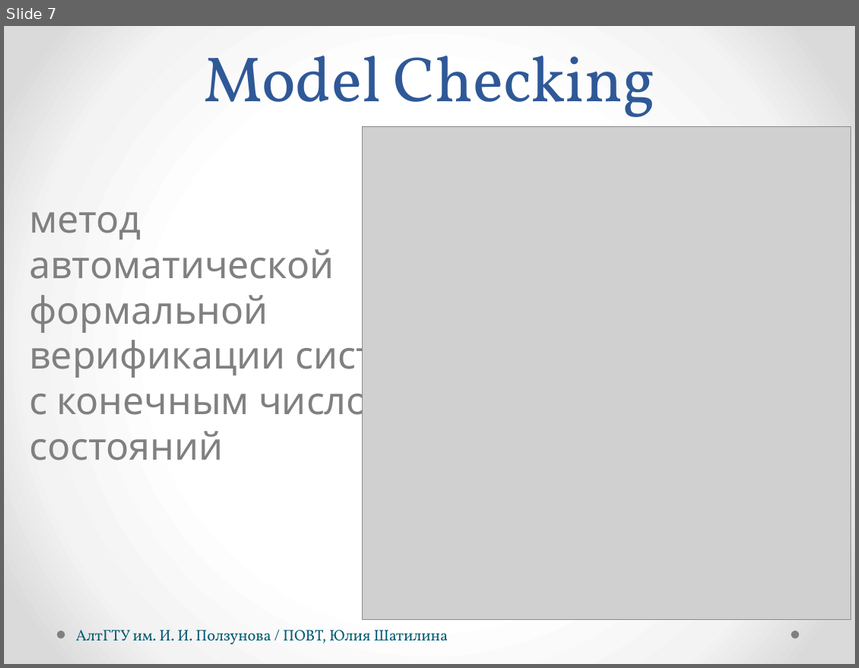
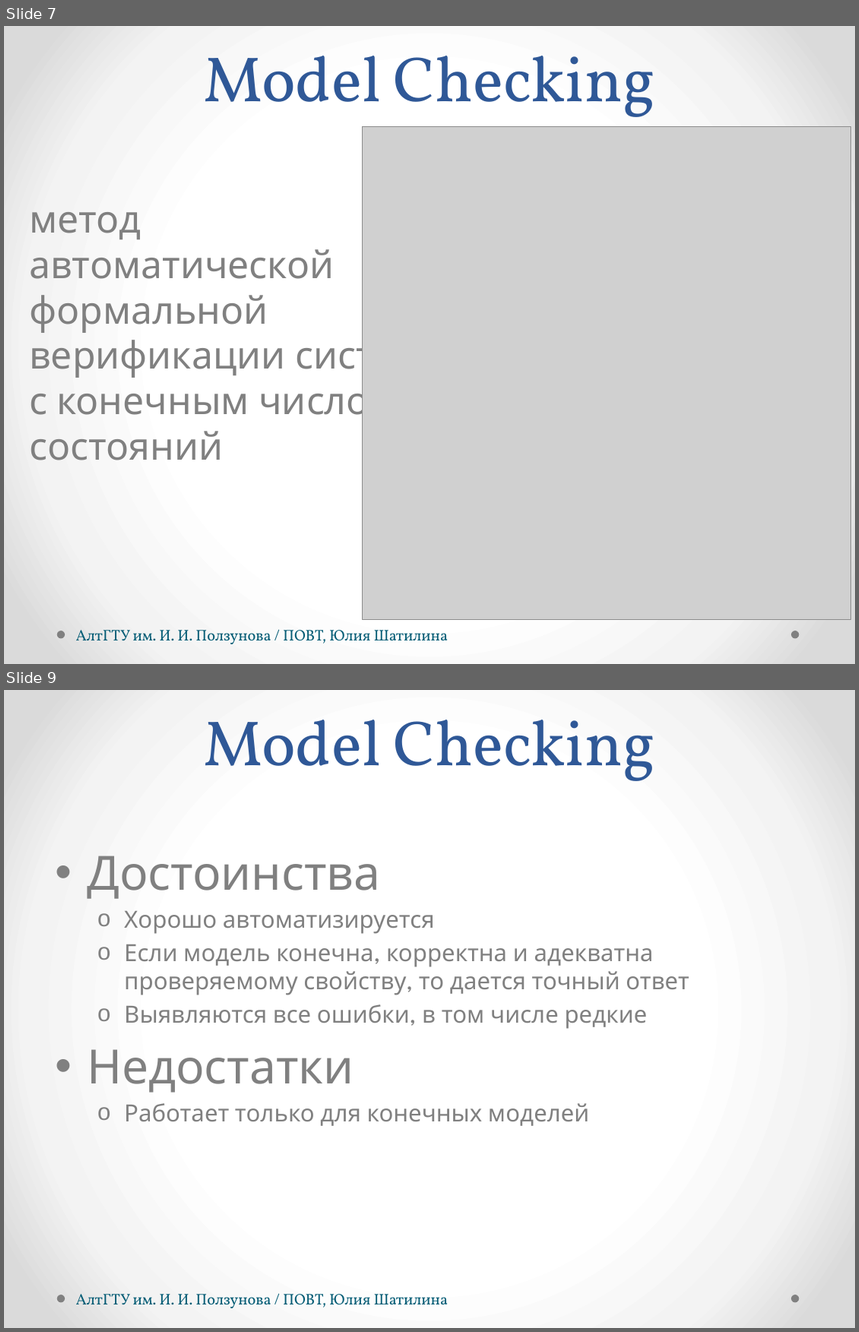
Before and after one commit to hisohito/proto-doc, a slide deck: shatilina.pptx. Shown one above the other, each under a label of ours: slide 7 before the commit, slides 7 and 9 after it; the slides between them are not shown. The pictures are 859x668 and 859x1332 pixels, drawn with LibreOffice and Linux fonts; fonts in the diff are those of the drawing; grey boxes stand for pictures. Boxes give left, top, right and bottom in pixels: in the first picture for what was removed or moved away, otherwise in the second. Text is boxed around its words. In the diff, an @@ line names an element or a change of style, - is before the commit and + after.

```diff
--- a/shatilina.pptx
+++ b/shatilina.pptx
@@ slide 9 added at [4,690,855,1328], background gradient #FFFFFF to #F4F4F4 to #DADADA; not listed: 2 template elements that a slide beside it also shows @@
@@ text added at [204,720,655,781], 54 pt, text #2F5897 @@
+Model Checking
@@ text added at [87,856,690,1126], 20 pt, text #808080 @@
+• Достоинства
+  o Хорошо автоматизируется
+  o Если модель конечна, корректна и адекватна проверяемому свойству, то дается точный ответ
+  o Выявляются все ошибки, в том числе редкие
+• Недостатки
+  o Работает только для конечных моделей
@@ text added at [76,1294,449,1309], 13 pt, text #045C75 @@
+АлтГТУ им. И. И. Ползунова / ПОВТ, Юлия Шатилина
```
Also in this commit, not shown: 1 slide changed.
